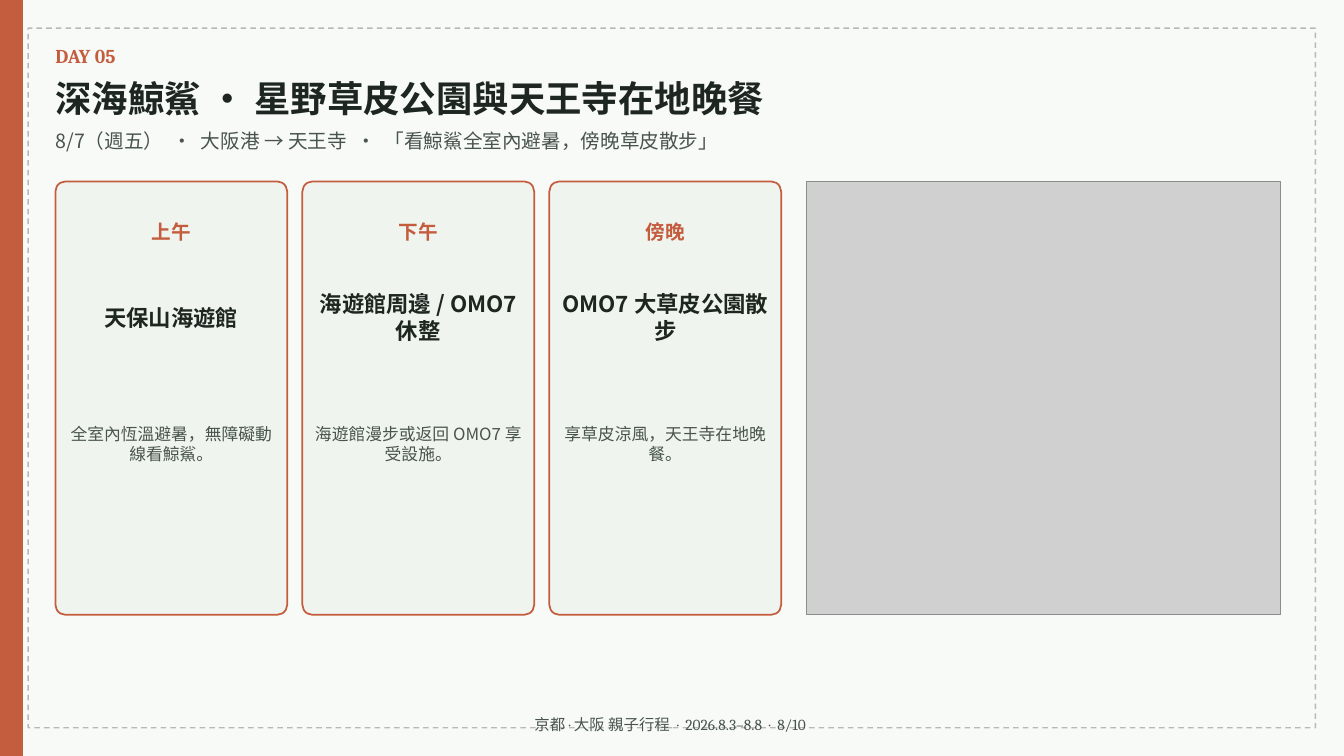
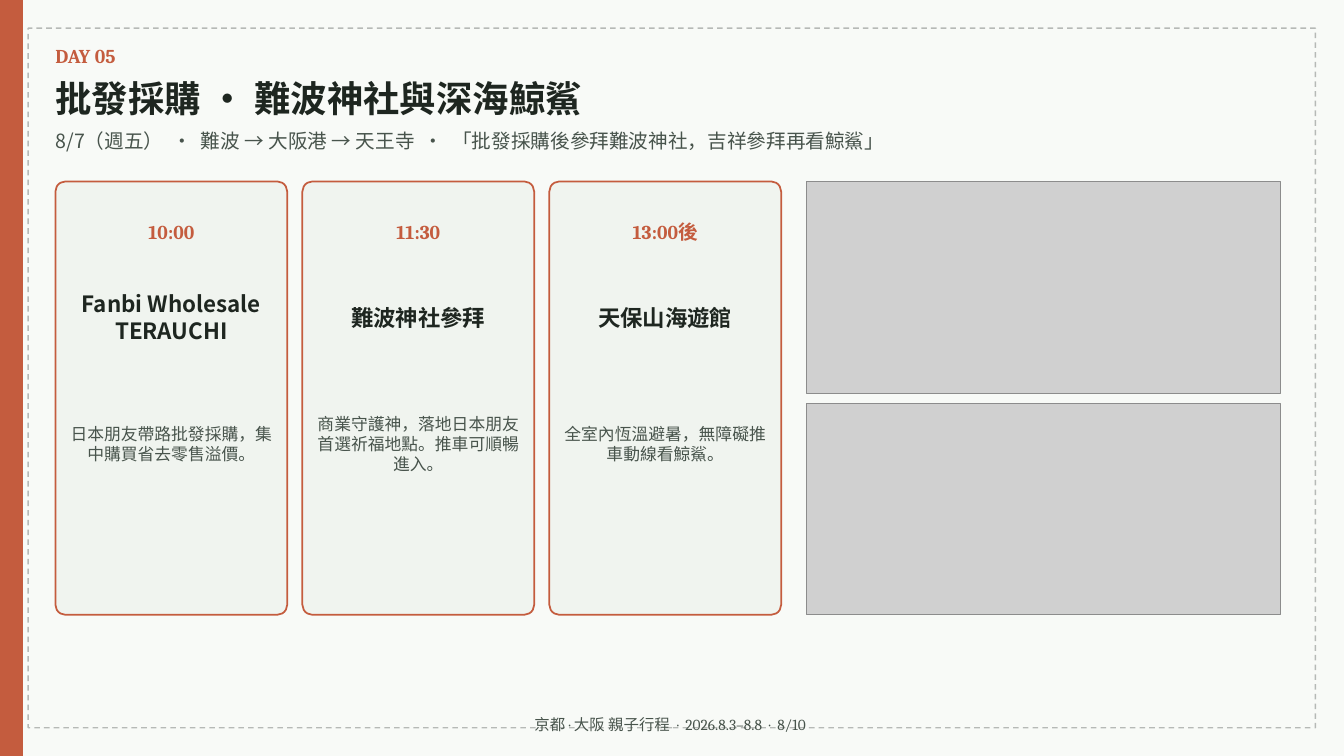
Before and after one commit to maxchan-stack/family-trip-kyoto-osaka-2026, a slide deck: slide 8 of itinerary.pptx. Drawn at 1344x756 pixels with LibreOffice and Linux fonts; fonts in the diff are those of the drawing; grey boxes stand for pictures. Boxes give left, top, right and bottom in pixels: in the first picture for what was removed or moved away, otherwise in the second. Text is boxed around its words. In the diff, an @@ line names an element or a change of style, - is before the commit and + after.

```diff
--- a/itinerary.pptx
+++ b/itinerary.pptx
@@ text at <box>55,81,582,116</box>: text changed @@
-深海鯨鯊 · 星野草皮公園與天王寺在地晚餐
+批發採購 · 難波神社與深海鯨鯊
@@ text at <box>55,131,884,152</box>: text changed @@
-8/7（週五） · 大阪港 → 天王寺 · 「看鯨鯊全室內避暑，傍晚草皮散步」
+8/7（週五） · 難波 → 大阪港 → 天王寺 · 「批發採購後參拜難波神社，吉祥參拜再看鯨鯊」
@@ picture: place and size @@
-picture at <box>807,181,1280,615</box>
+picture at <box>807,181,1280,393</box>
@@ text at <box>148,225,194,239</box>: text changed @@
-上午
+10:00
@@ text at <box>396,225,440,239</box>: text changed @@
-下午
+11:30
@@ text at <box>633,222,698,241</box>: text changed @@
-傍晚
+13:00後
@@ text at <box>82,294,261,340</box>: text changed @@
-天保山海遊館
+Fanbi Wholesale TERAUCHI
@@ text at <box>351,307,485,328</box>: text changed @@
-海遊館周邊 / OMO7 休整
+難波神社參拜
@@ text at <box>598,307,732,328</box>: text changed @@
-OMO7 大草皮公園散步
+天保山海遊館
@@ text at <box>317,416,518,471</box>: text changed @@
-海遊館漫步或返回 OMO7 享受設施。
+商業守護神，落地日本朋友首選祈福地點。推車可順暢進入。
@@ picture added at <box>807,403,1280,615</box> @@
@@ text at <box>71,426,272,462</box>: text changed @@
-全室內恆溫避暑，無障礙動線看鯨鯊。
+日本朋友帶路批發採購，集中購買省去零售溢價。
@@ text at <box>564,426,765,462</box>: text changed @@
-享草皮涼風，天王寺在地晚餐。
+全室內恆溫避暑，無障礙推車動線看鯨鯊。
```
Also in this commit, not shown: 2 other files.
